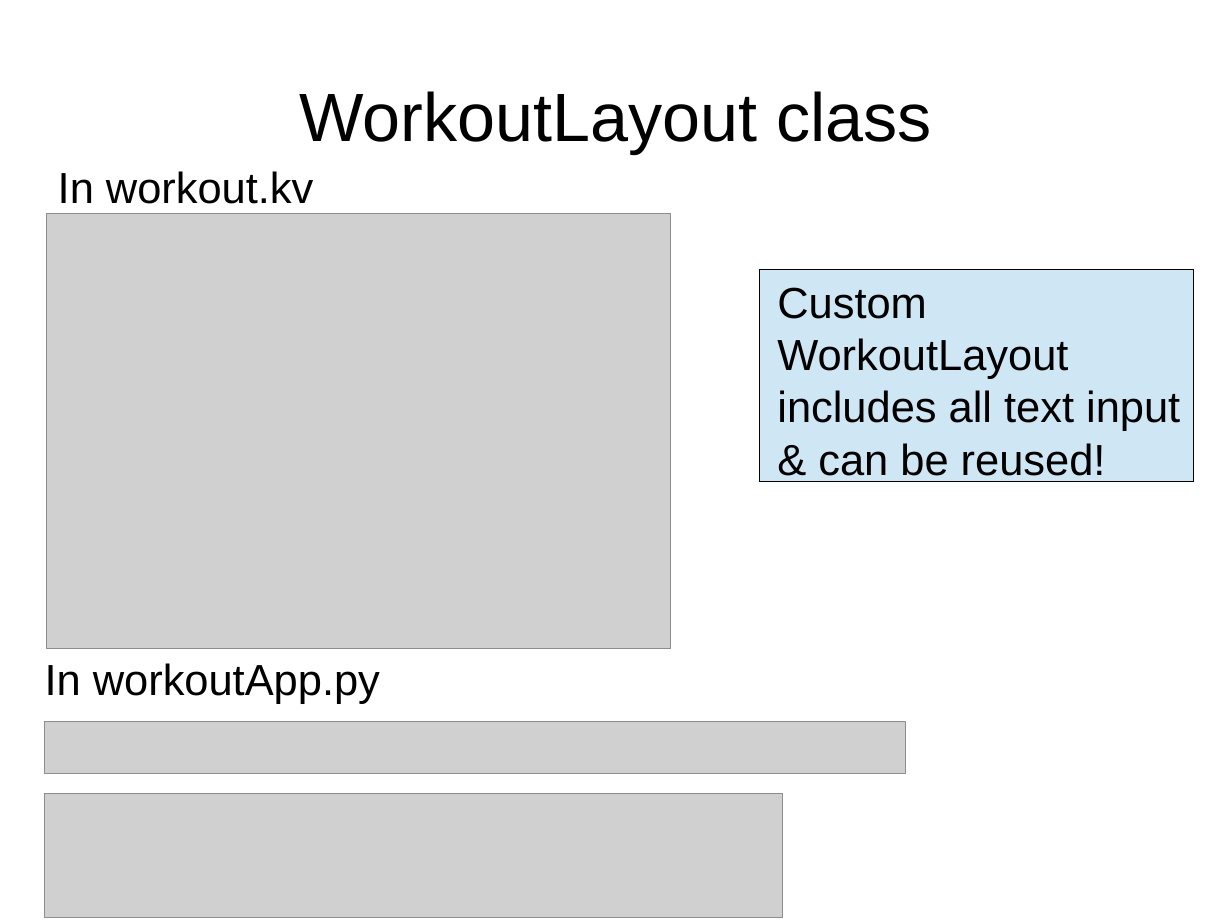
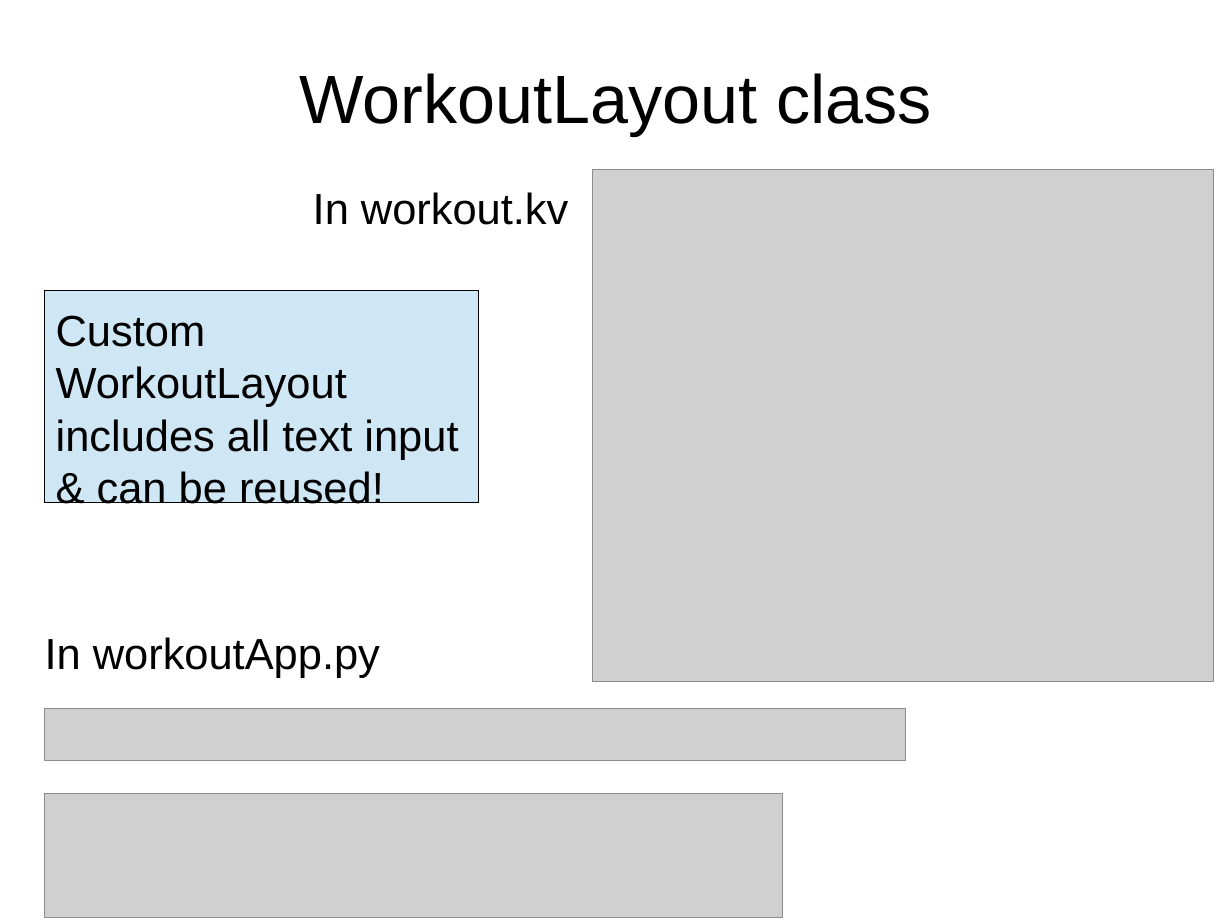
Before and after one commit to adasilva/intro_kivy, a slide deck: slide 30 of intro_kivy.odp (slide 29 before the commit). Drawn at 1232x924 pixels with LibreOffice and Linux fonts; fonts in the diff are those of the drawing; grey boxes stand for pictures. Boxes give left, top, right and bottom in pixels: in the first picture for what was removed or moved away, otherwise in the second. Text is boxed around its words. In the diff, an @@ line names an element or a change of style, - is before the commit and + after.

```diff
--- a/intro_kivy.odp
+++ b/intro_kivy.odp
@@ title "WorkoutLayout class": place and size @@
-title "WorkoutLayout class" at bbox=[299, 91, 932, 153]
+title "WorkoutLayout class" at bbox=[299, 73, 932, 136]
@@ text "In workout.kv": place and size @@
-text "In workout.kv" at bbox=[58, 171, 313, 204]
+text "In workout.kv" at bbox=[313, 192, 568, 225]
@@ picture: place and size @@
-picture at bbox=[47, 214, 671, 648]
+picture at bbox=[593, 170, 1214, 682]
@@ text "Custom WorkoutLayout includes all text ...": place and size @@
-text "Custom WorkoutLayout includes all text ..." at bbox=[777, 287, 1180, 484]
+text "Custom WorkoutLayout includes all text ..." at bbox=[56, 315, 458, 512]
@@ rectangle: place and size @@
-rectangle at bbox=[760, 269, 1194, 482]
+rectangle at bbox=[45, 291, 478, 503]
@@ text "In workoutApp.py": place and size @@
-text "In workoutApp.py" at bbox=[45, 663, 380, 704]
+text "In workoutApp.py" at bbox=[45, 637, 380, 678]
@@ picture: place and size @@
-picture at bbox=[45, 722, 906, 775]
+picture at bbox=[45, 709, 906, 761]
```
Also in this commit, not shown: 5 other slides changed, 1 slide added, 1 slide removed.
